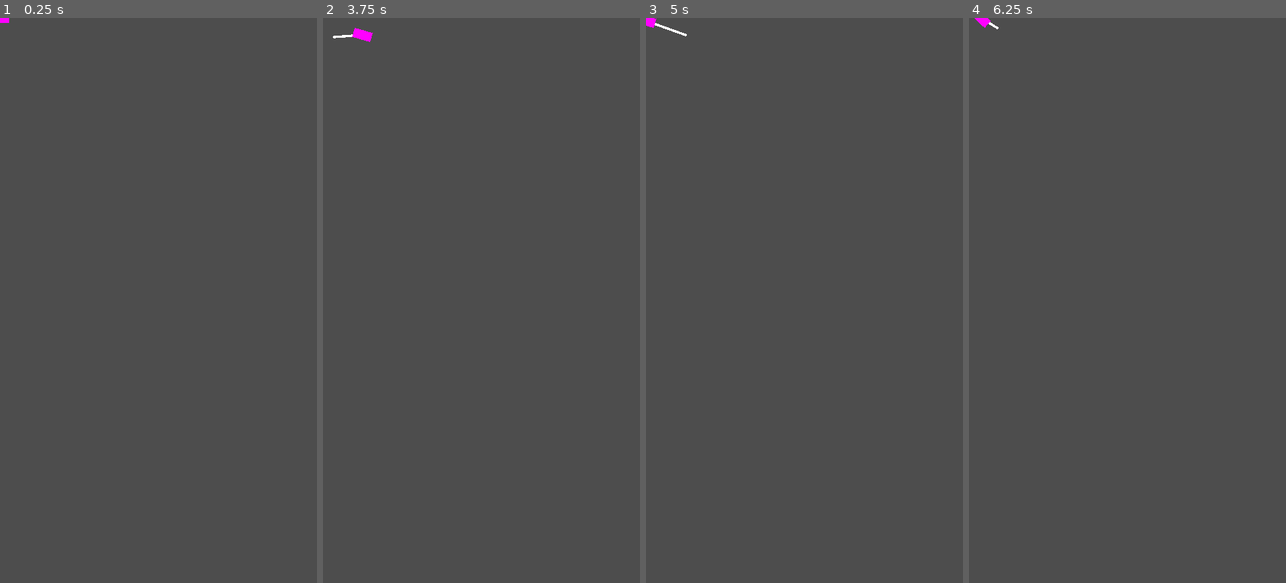
Above: before the commit, frames 1-4 (left to right).
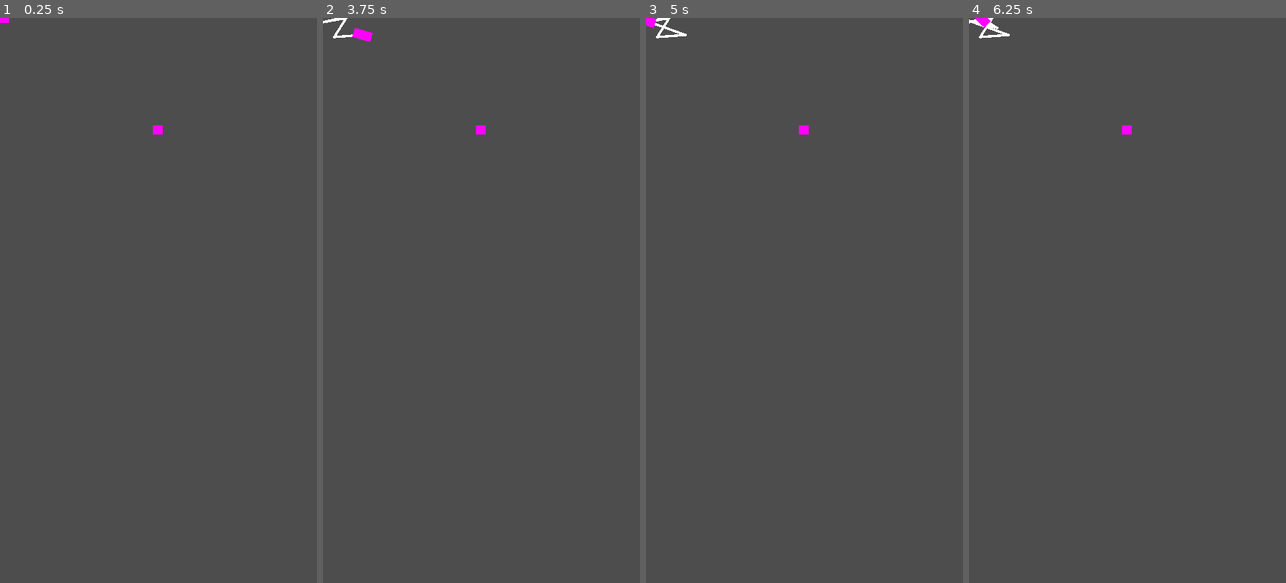
Above: after the commit, the same moments.

Repository: veprogames/blumo
Game: Godot game, scene res://level/level.tscn
Same seed, same stepped clock (60 frames per second), same inputs: the game is played once before the commit and once after it.
Inputs (mouse positions are in pixels of both pictures, inside the frame that each line leads up to):
- Up to frame 1 (0.25 s): no input
- Up to frame 2 (3.75 s): tap Enter at 0.5, 2, 3.5 s; move the mouse to (497, 300) at 0.52 s; tap Space at 1.25, 2.75 s; move the mouse to (465, 300) at 1.27 s; move the mouse to (487, 289) at 2.02 s; move the mouse to (478, 311) at 2.77 s; move the mouse to (506, 306) at 3.52 s
- Up to frame 3 (5 s): tap Space at 4.25 s; move the mouse to (779, 294) at 4.27 s
- Up to frame 4 (6.25 s): move the mouse to (1130, 300) at 5.02 s; move the mouse to (1114, 289) at 5.77 s

The runs differ from the first frame. In frame 1, less than 0.1% of the frame differs, in the area x 48-52%, y 19-21%; in frame 2, 0.1%; in frame 3, 0.1%; in frame 4, 0.2%, in the area x 0-52%, y 0-21%.

Commit message:
detect more correct polygons, add edibles

Diff:
--- /dev/null
+++ b/edible/edible.gd
@@ -0,0 +1,8 @@
+class_name Edible
+extends Area2D
+
+
+func _on_area_entered(area: Area2D) -> void:
+	print(area)
+	if area is TrailCollisionArea:
+		queue_free()
--- /dev/null
+++ b/edible/edible.tscn
@@ -0,0 +1,22 @@
+[gd_scene load_steps=4 format=3 uid="uid://cfk6aw3v0herd"]
+
+[ext_resource type="Script" path="res://edible/edible.gd" id="1_n0a62"]
+
+[sub_resource type="PlaceholderTexture2D" id="PlaceholderTexture2D_4rphr"]
+size = Vector2(32, 32)
+
+[sub_resource type="RectangleShape2D" id="RectangleShape2D_gjdqc"]
+size = Vector2(32, 32)
+
+[node name="Edible" type="Area2D"]
+collision_layer = 2
+collision_mask = 5
+script = ExtResource("1_n0a62")
+
+[node name="Sprite2D" type="Sprite2D" parent="."]
+texture = SubResource("PlaceholderTexture2D_4rphr")
+
+[node name="CollisionShape2D" type="CollisionShape2D" parent="."]
+shape = SubResource("RectangleShape2D_gjdqc")
+
+[connection signal="area_entered" from="." to="." method="_on_area_entered"]
--- a/level/level.tscn
+++ b/level/level.tscn
@@ -1,8 +1,9 @@
-[gd_scene load_steps=4 format=3 uid="uid://biepw3gb8bcue"]
+[gd_scene load_steps=5 format=3 uid="uid://biepw3gb8bcue"]
 
 [ext_resource type="PackedScene" uid="uid://b524q435s8xuh" path="res://player/player.tscn" id="1_2tvxm"]
 [ext_resource type="PackedScene" uid="uid://cr514afpudpu0" path="res://player/trail/player_trail.tscn" id="2_dp51t"]
 [ext_resource type="PackedScene" uid="uid://dufqidwgk1b28" path="res://player/trail/collision/trail_collision_manager.tscn" id="3_6qic3"]
+[ext_resource type="PackedScene" uid="uid://cfk6aw3v0herd" path="res://edible/edible.tscn" id="4_8mdv2"]
 
 [node name="Level" type="Node2D"]
 
@@ -13,3 +14,6 @@
 
 [node name="TrailCollisionManager" parent="." node_paths=PackedStringArray("trail") instance=ExtResource("3_6qic3")]
 trail = NodePath("../PlayerTrail")
+
+[node name="Edible" parent="." instance=ExtResource("4_8mdv2")]
+position = Vector2(538, 380)
--- a/player/player.tscn
+++ b/player/player.tscn
@@ -8,6 +8,8 @@
 [sub_resource type="CircleShape2D" id="CircleShape2D_1yec6"]
 
 [node name="Player" type="Area2D"]
+collision_layer = 4
+collision_mask = 0
 script = ExtResource("1_xlok0")
 
 [node name="Sprite2D" type="Sprite2D" parent="."]
--- a/player/trail/collision/trail_collision_area.tscn
+++ b/player/trail/collision/trail_collision_area.tscn
@@ -3,10 +3,10 @@
 [ext_resource type="Script" path="res://player/trail/collision/trail_collision_area.gd" id="1_xqoyl"]
 
 [node name="TrailCollisionArea" type="Area2D"]
+collision_mask = 0
 script = ExtResource("1_xqoyl")
 
 [node name="CollisionPolygon2D" type="CollisionPolygon2D" parent="."]
-build_mode = 1
 
 [node name="Timer" type="Timer" parent="."]
 wait_time = 1.5
--- a/player/trail/collision/trail_collision_manager.gd
+++ b/player/trail/collision/trail_collision_manager.gd
@@ -54,9 +54,22 @@
 
 	# start with the intersection point
 	poly.append(intersection_point)
-	for i in range(index_from + 1, index_to):
+
+	var i = index_from + 1
+	while i < index_to:
 		var segment = trail_segments[i] as TrailSegment
 		poly.append(segment.origin)
+
+		# test
+		for j in range(i + 2, index_to - 1):
+			var check_segment := trail_segments[j] as TrailSegment
+			var possible_intersection = segment.get_intersection(check_segment)
+			if possible_intersection:
+				poly.append(possible_intersection)
+				i = j
+				break
+
+		i += 1
 
 	add_child(area)
 
@@ -69,7 +82,7 @@
 func check_for_new_areas() -> void:
 	var newest := segments[len(segments) - 1]
 	# skip the 2nd newest segment because they would always touch in a single point
-	for i in range(len(segments) - 2):
+	for i in range(len(segments) - 2, -1, -1):
 		var current := segments[i]
 
 		var possible_intersection = current.get_intersection(newest)
--- a/player/trail/player_trail.gd
+++ b/player/trail/player_trail.gd
@@ -14,6 +14,8 @@
 var vertex_times: Array[float] = []
 ## Elapsed time
 var t := 0.0
+
+const TRAIL_LIFETIME: float = 10.5
 
 func _process(delta: float) -> void:
 	t += delta
@@ -52,7 +54,7 @@
 func should_remove_first_vertex() -> bool:
 	if len(vertex_times) == 0:
 		return false
-	return t - vertex_times[0] >= 1.5
+	return t - vertex_times[0] >= TRAIL_LIFETIME
 
 ## Remove the first/oldest vertex if [method should_remove_first_vertex] applies
 func try_remove_first_trail_vertex():
